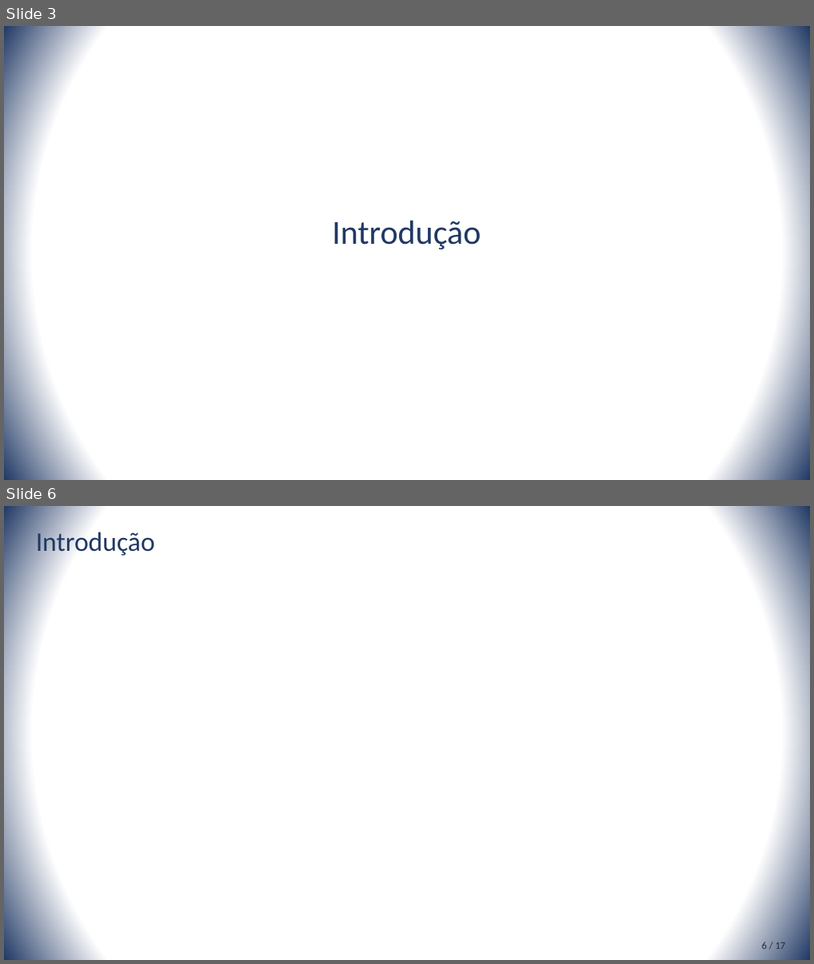
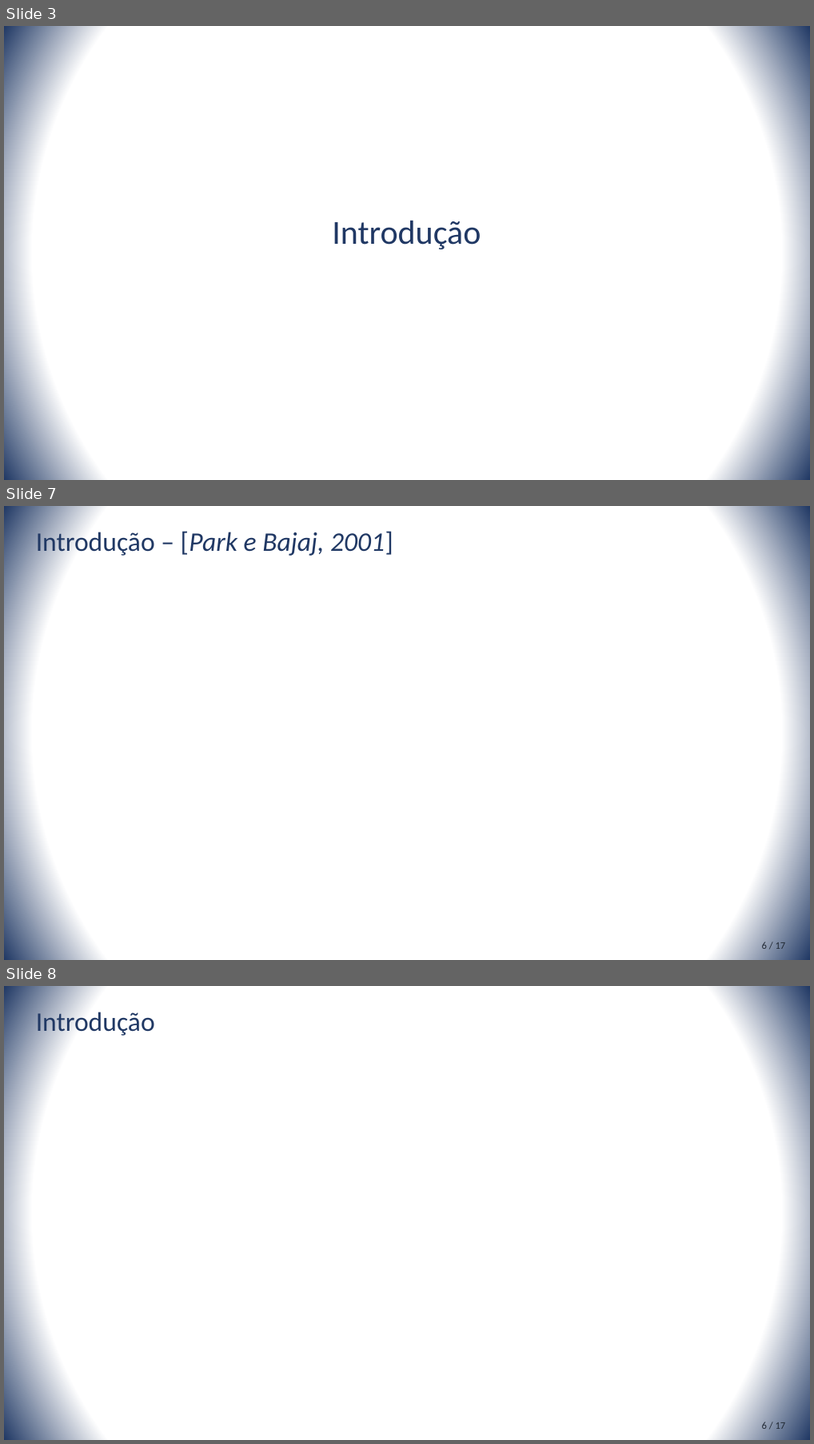
Before and after one commit to rustanitu/atfgtex, a slide deck: presentation/presentation.pptm. Shown one above the other, each under a label of ours: slides 3 and 6 before the commit, slides 3, 7 and 8 after it; the slides between them are not shown. The pictures are 814x964 and 814x1444 pixels, drawn with LibreOffice and Linux fonts; fonts in the diff are those of the drawing. Boxes give left, top, right and bottom in pixels: in the first picture for what was removed or moved away, otherwise in the second. Text is boxed around its words. In the diff, an @@ line names an element or a change of style, - is before the commit and + after.

```diff
--- a/presentation/presentation.pptm
+++ b/presentation/presentation.pptm
@@ slide 7 added at (4,506,810,960), background gradient #FFFFFF to #203864 @@
@@ title added at (36,528,394,557), 32 pt, text #203864, italic @@
+Introdução – [Park e Bajaj, 2001]
@@ text added at (762,941,786,948), 12 pt, text #222A35 @@
+6 / 17
@@ what was slide 6 is now slide 8 @@
```
Also in this commit, not shown: 2 slides changed, 1 other slide added, 1 other file.
